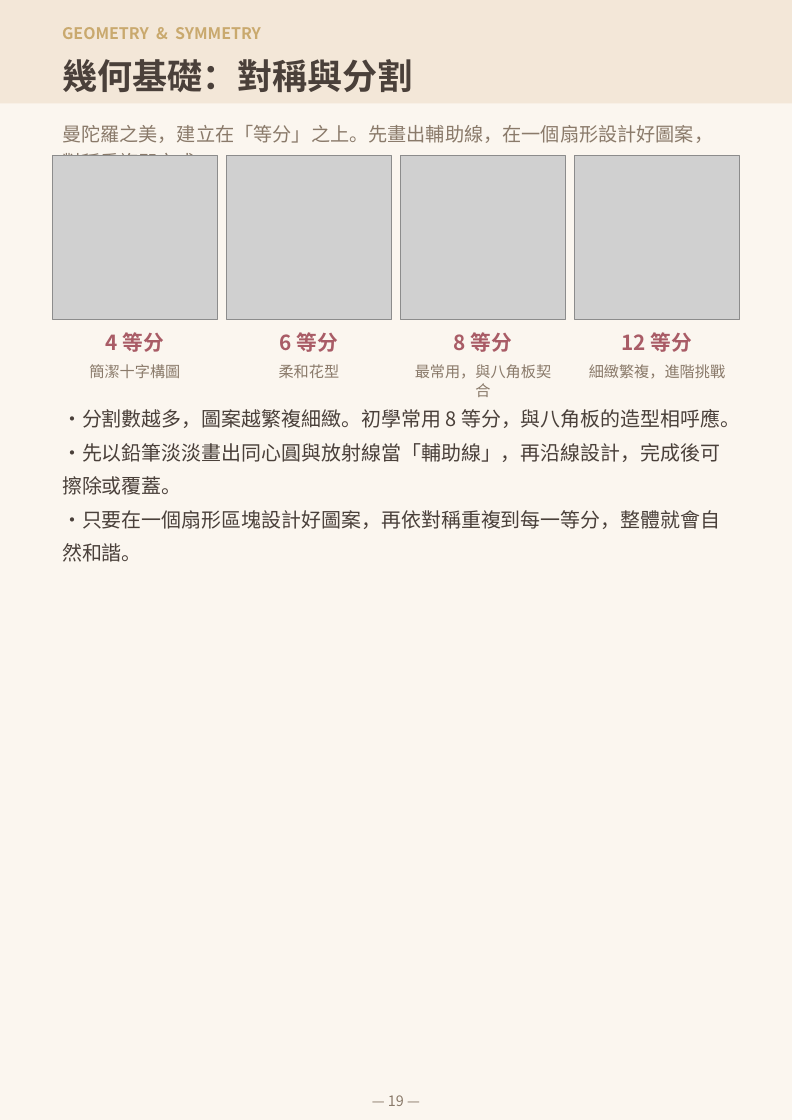
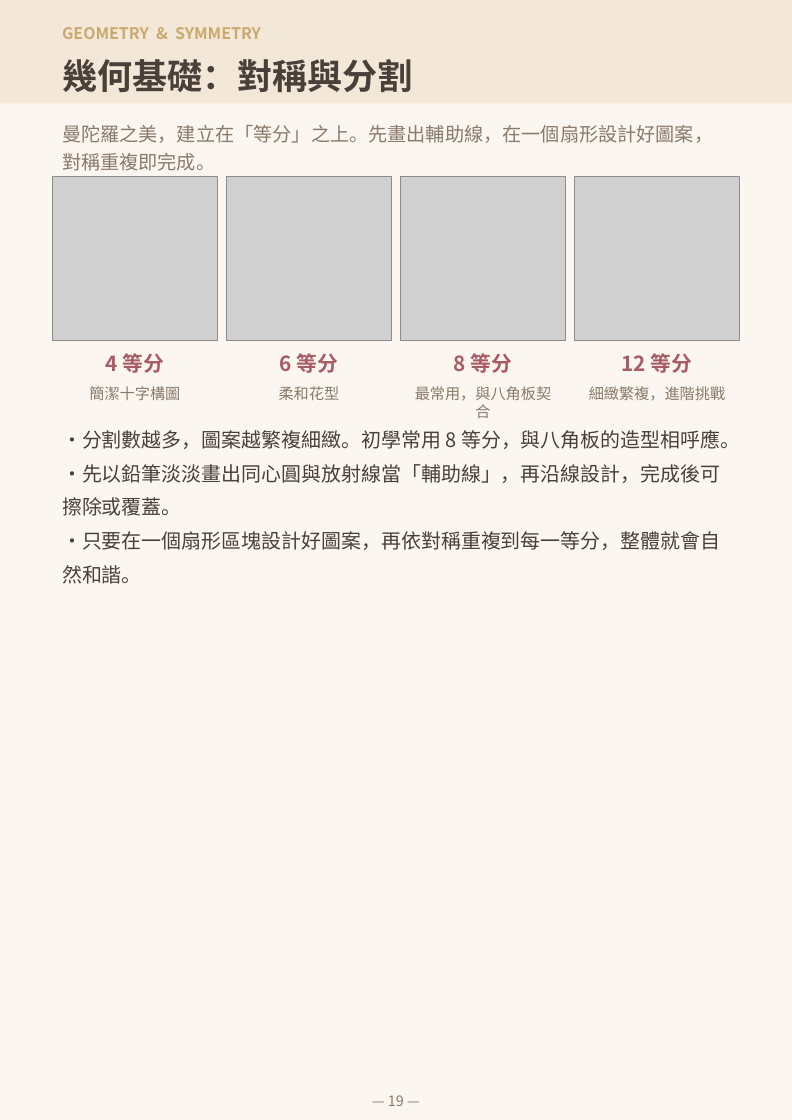
Before and after one commit to serina168/mandala-beginner, a slide deck: slide 19 of mandala_l1_handout.pptx. Drawn at 792x1120 pixels with LibreOffice and Linux fonts; fonts in the diff are those of the drawing; grey boxes stand for pictures; background and template pictures are left out. Boxes give left, top, right and bottom in pixels: in the first picture for what was removed or moved away, otherwise in the second. Text is boxed around its words. In the diff, an @@ line names an element or a change of style, - is before the commit and + after.

```diff
--- a/mandala_l1_handout.pptx
+++ b/mandala_l1_handout.pptx
@@ text "曼陀羅之美，建立在「等分」之上。先畫出輔助線，在一個扇形設計好圖案，對稱重複即完成。" rewrapped from [62, 125, 713, 156] to [62, 125, 713, 171] @@
@@ 9 texts, 4 pictures: place and size @@
-9 texts, 4 pictures at [53, 155, 740, 529]
+9 texts, 4 pictures at [53, 176, 740, 550]
```
Also in this commit, not shown: 9 other slides changed, 1 other file.
